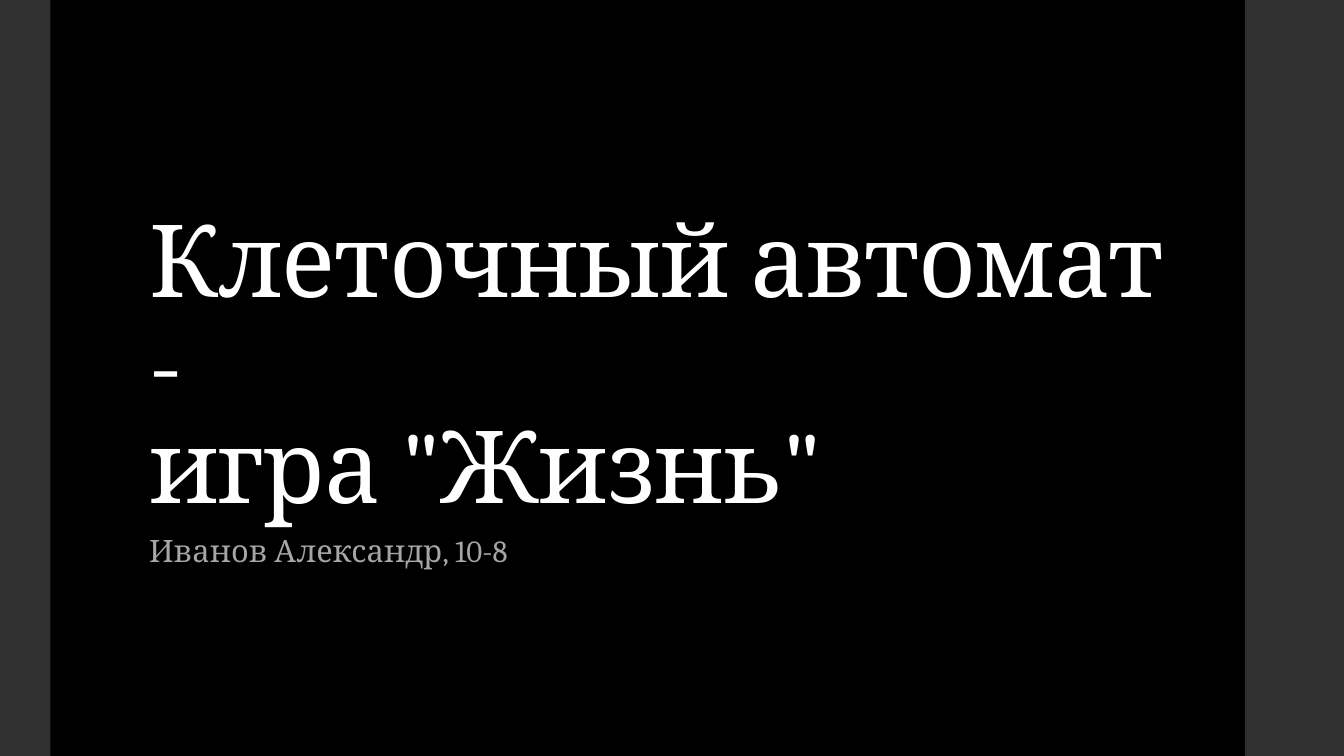
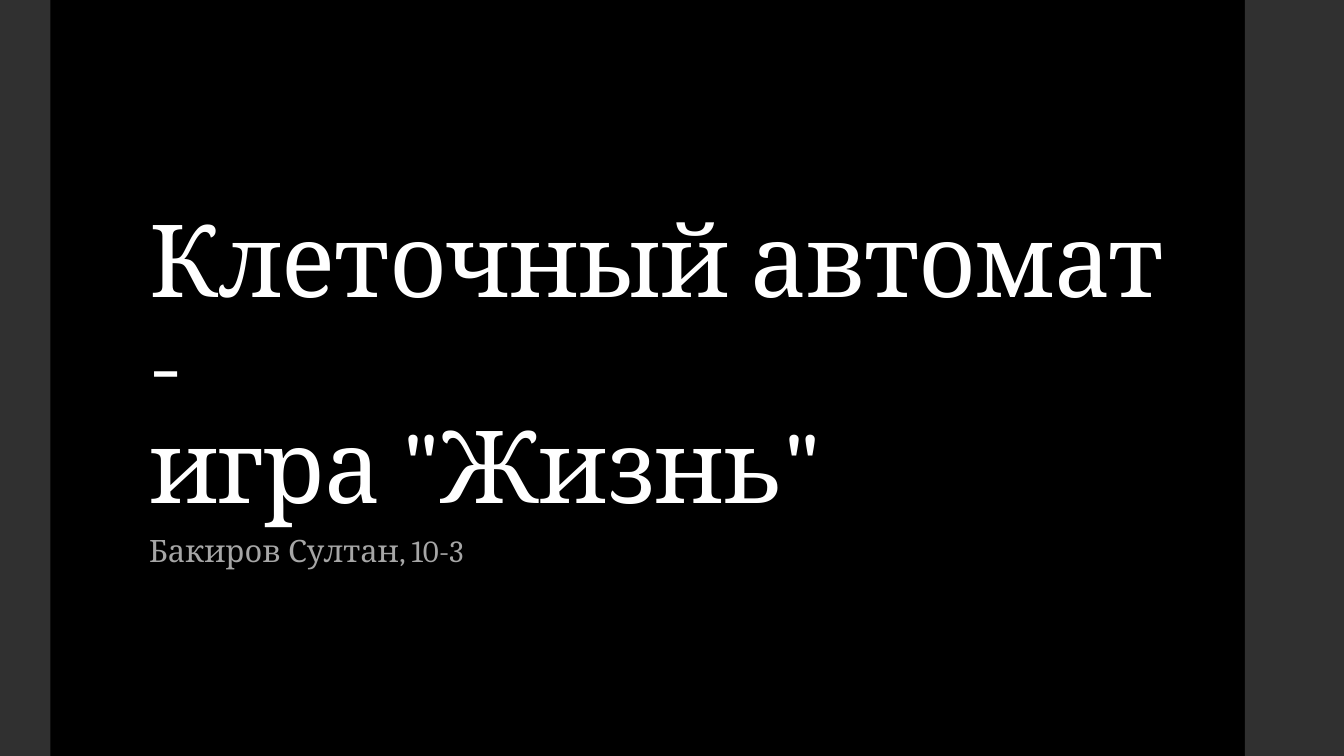
Before and after one commit to homebody0/LifeGame, a slide deck: slide 1 of presentation.pptx. Drawn at 1344x756 pixels with LibreOffice and Linux fonts; fonts in the diff are those of the drawing. Boxes give left, top, right and bottom in pixels: in the first picture for what was removed or moved away, otherwise in the second. Text is boxed around its words. In the diff, an @@ line names an element or a change of style, - is before the commit and + after.

Commit message:
fix presentation

```diff
--- a/presentation.pptx
+++ b/presentation.pptx
@@ subtitle at <box>149,539,464,570</box>: text changed @@
-Иванов Александр, 10-8
+Бакиров Султан, 10-3
```
